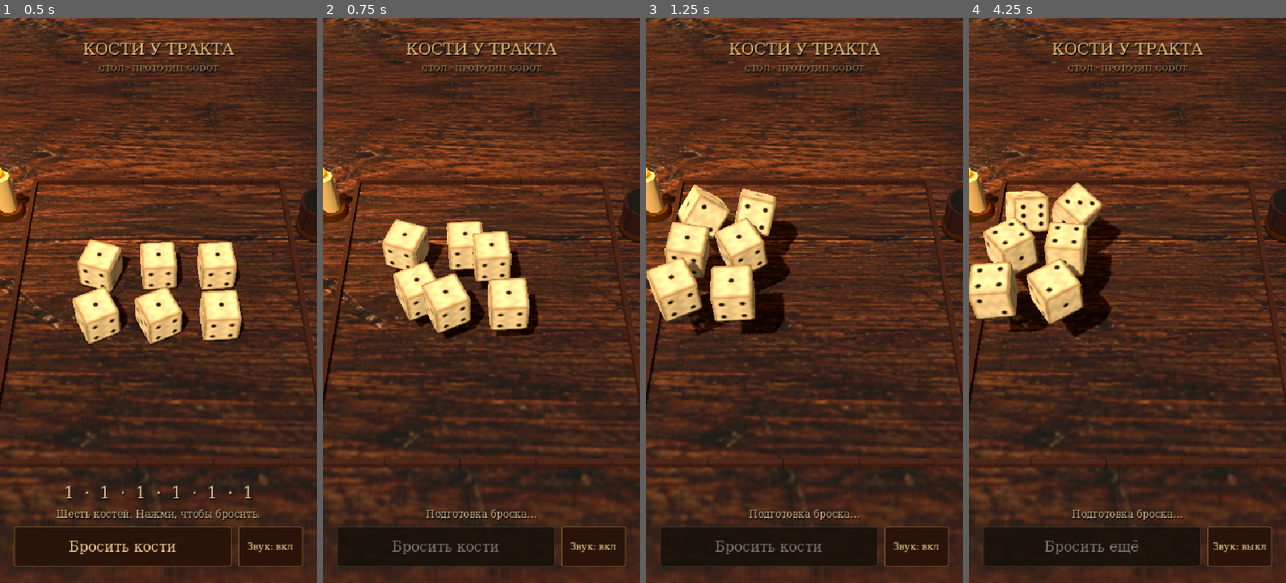
Above: before the commit, frames 1-4 (left to right).
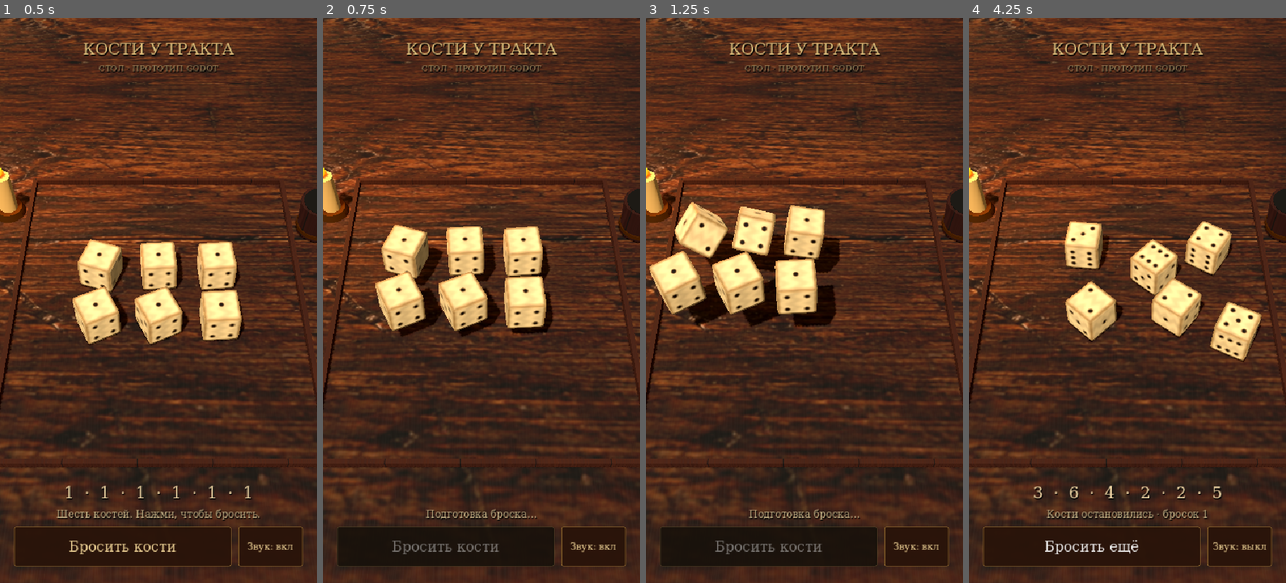
Above: after the commit, the same moments.

Repository: Petasus69/kcd2-dice
Game: Godot game, scene res://table.tscn
Same seed, same stepped clock (60 frames per second), same inputs: the game is played once before the commit and once after it.
Inputs (mouse positions are in pixels of both pictures, inside the frame that each line leads up to):
- Up to frame 1 (0.5 s): no input
- Up to frame 2 (0.75 s): click "Бросить кости" at 0.5 s
- Up to frame 3 (1.25 s): no input
- Up to frame 4 (4.25 s): click "Звук: вкл" at 1.25 s; click "Звук: выкл" at 2 s; click "Звук: вкл" at 2.75 s; click (1092, 549) at 3.5 s, where only the run before the commit has a clickable "Бросить ещё"

Frame 1 is identical in both runs. In frame 2, 7.1% of the frame differs, in the area x 16-73%, y 35-57%; in frame 3, 9.0%; in frame 4, 14%, in the area x 0-93%, y 29-98%.

Commit message:
Preserve dice formation through the initial pickup

Diff:
--- a/godot/table.gd
+++ b/godot/table.gd
@@ -314,7 +314,9 @@
         # Preserve the visible pose. Pickup is animated, never a teleport.
         var velocity := Vector3(rng.randf_range(2.1, 3.4), rng.randf_range(0.2, 0.7), rng.randf_range(-0.7, 0.7))
         var spin := Vector3(rng.randf_range(-10, 10), rng.randf_range(-8, 8), rng.randf_range(-10, 10))
-        var release := Vector3(-1.8 + (i % 2), 1.25 + (i / 2) * 0.15, -1.1 + (i / 2))
+        # Keep the initial three-column formation through pickup so paths
+        # don't cross merely because the launch layout has a different shape.
+        var release := Vector3(-1.8 + (i % 3), 1.25 + (i / 3) * 0.15, -0.65 + (i / 3) * 1.3)
         launch_poses.append({
             "start": die.position,
             "rotation": die.quaternion,
